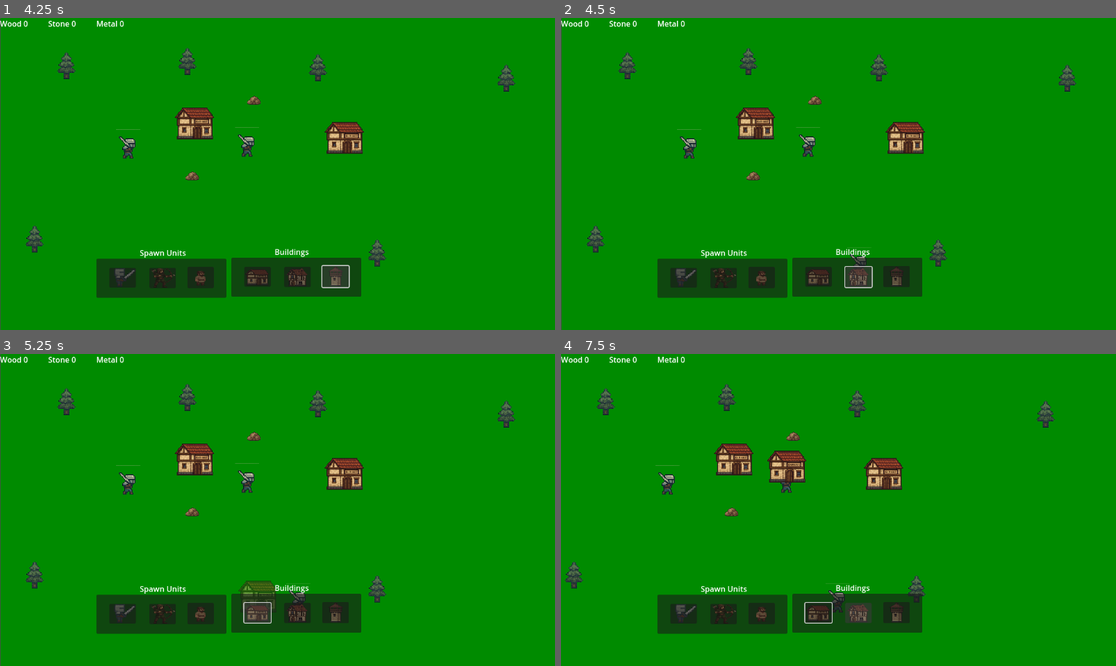
Above: before the commit, frames 1-4 (two rows, left to right).
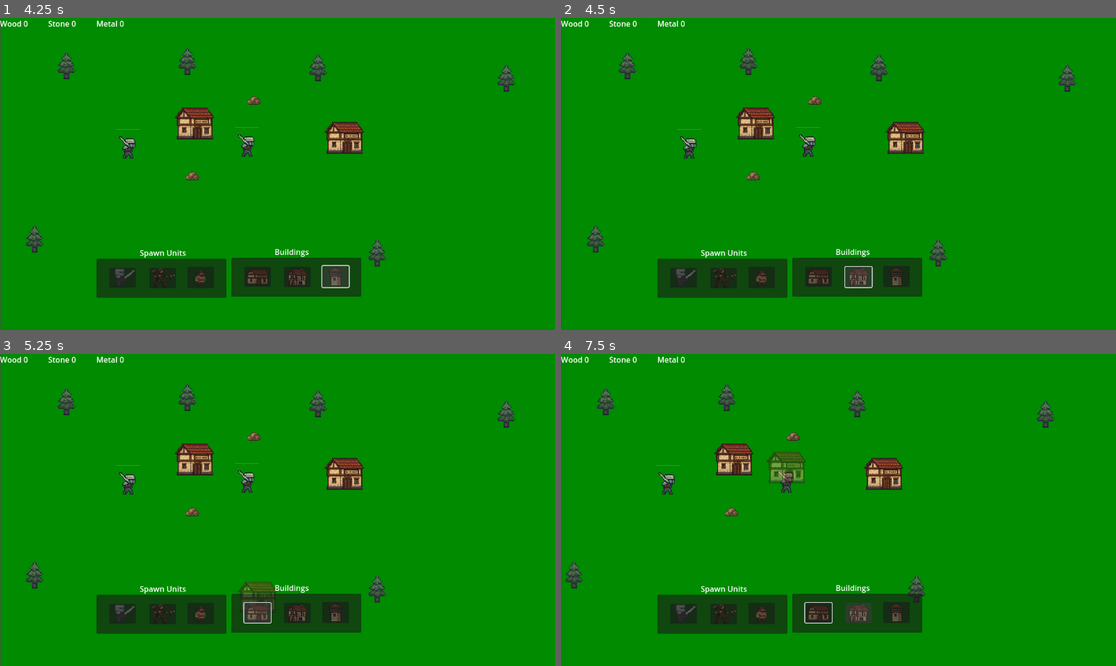
Above: after the commit, the same moments.

Repository: vili-00/rts-peli
Game: Godot game, scene res://main_menu.tscn
The game is run twice, just before and just after one commit, with the same random seed, the same clock (stepped at 60 frames per second) and the same inputs.
Inputs (mouse positions are in pixels of both pictures, inside the frame that each line leads up to):
- Up to frame 1 (4.25 s): click "Test singleplayer" at 0.5 s; click (199, 276) at 1.25 s; click (160, 276) at 2 s; click (122, 276) at 2.75 s; click (333, 276) at 3.5 s
- Up to frame 2 (4.5 s): click (860, 276) at 4.25 s
- Up to frame 3 (5.25 s): click (255, 612) at 5 s
- Up to frame 4 (7.5 s): tap Enter at 5.75 s; drag from (810, 481) to (749, 410) at 5.77 s; drag from (688, 485) to (749, 410) at 6.52 s; move the mouse to (860, 603) at 7.27 s; hold Right (Ui_Right) from 7.28 s (still down); hold Right mouse button (RightClick) from 7.28 s (still down)

Frame 1 is identical in both runs. In frame 2, less than 0.1% of the frame differs, in the area x 51-56%, y 73-80%; in frame 3, 0.2%; in frame 4, 0.8%, in the area x 37-52%, y 30-83%.
Error after the commit: Invalid access to property or key 'global_position' on a base object of type 'Nil'. (res://Global/building_spawn_menu.gd:45)

Commit message:
korjattu rakennusten asetus sijainti

Diff:
--- a/Global/building_spawn_menu.gd
+++ b/Global/building_spawn_menu.gd
@@ -14,8 +14,9 @@
 
 func _process(delta: float) -> void:
 	if placing and ghost:
-		ghost.position = get_global_mouse_position()
-# Call this from your building script, passing screen coords (Vector2)
+		var mouse_world = get_global_mouse_position()
+		ghost.global_position = ghost.get_global_mouse_position()
+
 func show_menu(menu_pos: Vector2) -> void:
 	position = menu_pos
 	visible = true
@@ -34,8 +35,6 @@
 	ghost.modulate = Color(1,1,1,0.5)
 	var world = get_tree().root.get_node("World")
 	world.add_child(ghost)
-	#add_child(ghost)
-# Button signal: pick “soldier” to place
 
 # Catch the next click anywhere
 func _input(event: InputEvent) -> void:
@@ -43,31 +42,10 @@
 		return
 
 	if Input.is_action_just_pressed("LeftClick"):
-
-		# 1) compute world position from screen click
-		var cam = get_viewport().get_camera_2d()
-		var world_pos = get_global_mouse_position()
-
-		# 2) actually spawn the unit
-		#_spawn_unit(placing_unit_type, world_pos)
+		var world_pos = ghost.global_position
 		_finalize_placement(world_pos)
-		# 3) reset state
 		placing = false
 		placing_unit_type = null
-
-# Your existing spawn logic, slightly refactored
-func _spawn_unit(scene: PackedScene, at_pos: Vector2) -> void:
-	var unit = scene.instantiate()
-	# add a small random offset
-	var rx = rng.randf_range(-20.0, 20.0)
-	var ry = rng.randf_range(-100.0, -50.0)
-	unit.position = at_pos + Vector2(rx, ry)
-
-	#if Game.wood > 0:
-	var units_parent = get_tree().root.get_node("World/Units")
-	units_parent.add_child(unit)
-	get_tree().root.get_node("World").get_units()
-	print("Spawned at ", unit.position)
 
 
 func _on_button_5_pressed() -> void:
--- a/world.tscn
+++ b/world.tscn
@@ -19,10 +19,6 @@
 scale = Vector2(1.16313, 1.45037)
 mouse_filter = 1
 color = Color(1.29953e-06, 0.545258, 9.62615e-08, 1)
-
-[node name="Camera" type="Camera2D" parent="."]
-offset = Vector2(575, 325.47)
-script = ExtResource("1_f3sb7")
 
 [node name="Units" type="Node2D" parent="."]
 y_sort_enabled = true
@@ -76,5 +72,9 @@
 [node name="Barracks2" parent="Buildings" instance=ExtResource("6_dwbse")]
 position = Vector2(714, 283)
 
+[node name="Camera" type="Camera2D" parent="."]
+offset = Vector2(575, 325.47)
+script = ExtResource("1_f3sb7")
+
 [connection signal="mouse_entered" from="Buildings/Barracks" to="." method="_on_barracks_mouse_entered"]
 [connection signal="mouse_entered" from="Buildings/Barracks2" to="." method="_on_barracks_mouse_entered"]
